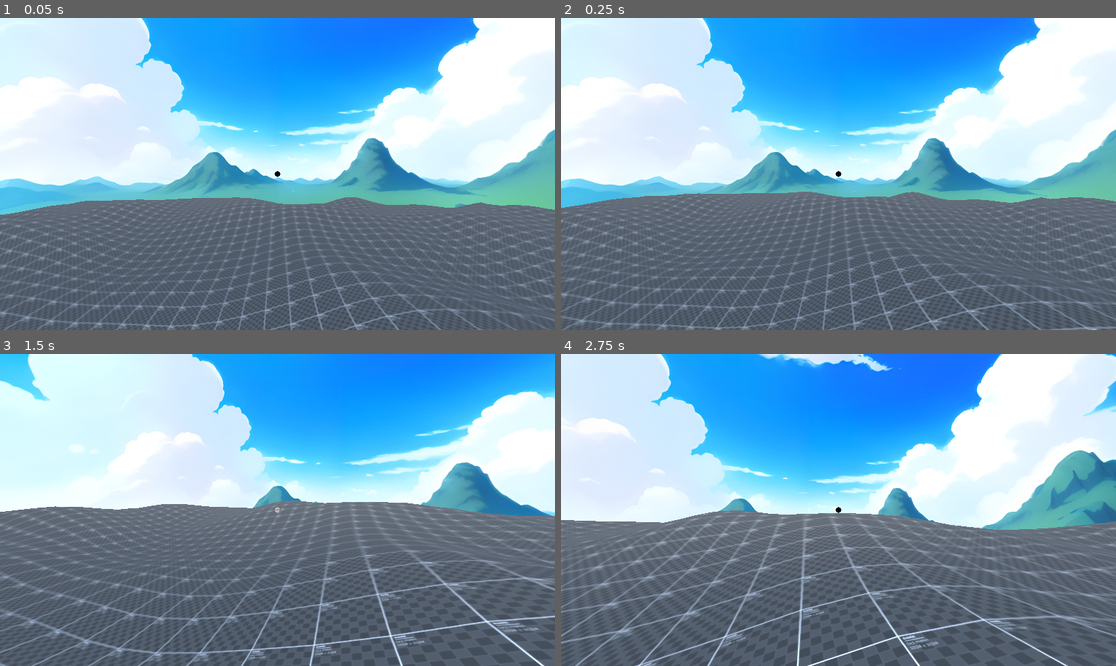
Above: before the commit, frames 1-4 (two rows, left to right).
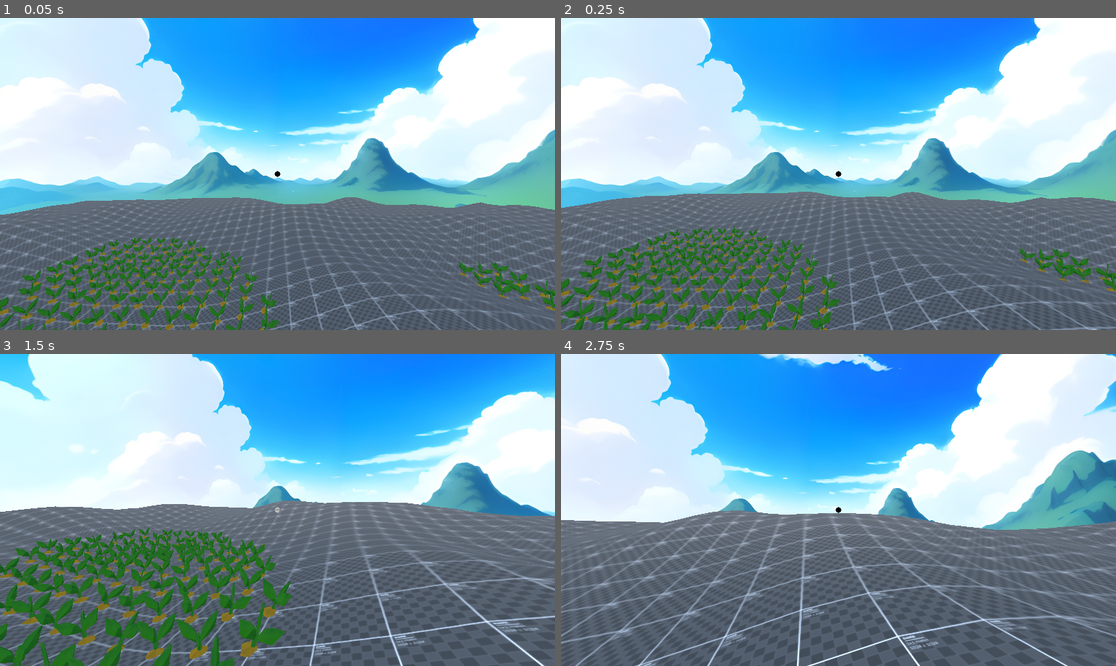
Above: after the commit, the same moments.

Repository: dairycultist/New-Hand-in-Mootown
Game: Godot game, scene res://world.tscn
The game is run twice, just before and just after one commit, with the same random seed, the same clock (stepped at 60 frames per second) and the same inputs.
Inputs (mouse positions are in pixels of both pictures, inside the frame that each line leads up to):
- Up to frame 1 (0.05 s): no input
- Up to frame 2 (0.25 s): no input
- Up to frame 3 (1.5 s): tap Enter (ui_accept) at 0.5, 0.77 s; move the mouse to (305, 510) at 0.52 s; hold E (interact) 0.53-1.28 s; hold W (walk_up) from 0.53 s (still down); move the mouse to (249, 510) at 1.27 s; tap E (interact) at 1.35 s
- Up to frame 4 (2.75 s): keep holding W (walk_up); tap Enter (ui_accept) at 1.52 s; move the mouse to (849, 503) at 2.02 s; hold E (interact) from 2.03 s (still down)

The runs differ from the first frame. In frame 1, 4.9% of the frame differs, in the area x 0-100%, y 69-100%; in frame 2, 5.9%; in frame 3, 10%, in the area x 0-53%, y 55-100%; in frame 4, nothing differs.

Commit message:
Working on crops 3

Diff:
--- a/carrot/crop.gd
+++ /dev/null
@@ -1,27 +0,0 @@
-extends RigidBody3D
-
-# wait until the object has a really high upward force on it
-# before unfreezing
-
-func _ready() -> void:
-
-	# move down into ground, then do a random slight rotation
-
-	set_locked(true)
-
-func get_locked():
-	return axis_lock_linear_x
-
-func set_locked(value: bool):
-	axis_lock_linear_x = value
-	axis_lock_linear_y = value
-	axis_lock_linear_z = value
-	axis_lock_angular_x = value
-	axis_lock_angular_y = value
-	axis_lock_angular_z = value
-
-func crop_process_force(force: Vector3) -> void:
-
-	if get_locked() and force.y > 120:
-		set_locked(false)
-		# play a pop sound
--- /dev/null
+++ b/crop/carrot.tscn
@@ -0,0 +1,28 @@
+[gd_scene load_steps=7 format=3 uid="uid://c3c8pnec01dt6"]
+
+[ext_resource type="Script" uid="uid://bc0j3l3ud1ale" path="res://crop/crop.gd" id="1_44d0k"]
+[ext_resource type="ArrayMesh" uid="uid://ql0sbsn0mrrv" path="res://crop/carrot.obj" id="2_pob7t"]
+[ext_resource type="Shader" uid="uid://yjfc01aniw5w" path="res://crop/crop.gdshader" id="3_08lrh"]
+[ext_resource type="Texture2D" uid="uid://cgti3bstqph40" path="res://crop/carrot.png" id="4_0dqjg"]
+
+[sub_resource type="ShaderMaterial" id="ShaderMaterial_wf4x8"]
+render_priority = 0
+shader = ExtResource("3_08lrh")
+shader_parameter/tex = ExtResource("4_0dqjg")
+shader_parameter/growth = 0.0
+
+[sub_resource type="CapsuleShape3D" id="CapsuleShape3D_pkg7o"]
+radius = 0.224899
+height = 1.17742
+
+[node name="Carrot" type="RigidBody3D"]
+script = ExtResource("1_44d0k")
+
+[node name="Mesh" type="MeshInstance3D" parent="."]
+transform = Transform3D(0.2, 0, 0, 0, 0.2, 0, 0, 0, 0.2, 0, 0, 0)
+mesh = ExtResource("2_pob7t")
+skeleton = NodePath("../..")
+surface_material_override/0 = SubResource("ShaderMaterial_wf4x8")
+
+[node name="Collider" type="CollisionShape3D" parent="."]
+shape = SubResource("CapsuleShape3D_pkg7o")
--- /dev/null
+++ b/crop/crop.gd
@@ -0,0 +1,35 @@
+extends RigidBody3D
+
+func _ready():
+
+	var random := RandomNumberGenerator.new()
+
+	global_rotation = Vector3(
+		random.randf_range(-0.3, 0.3),
+		random.randf_range(0.0, PI * 2.0),
+		random.randf_range(-0.3, 0.3)
+	)
+
+	set_locked(true)
+
+func get_locked():
+	return axis_lock_linear_x
+
+func set_locked(value: bool):
+
+	axis_lock_linear_x = value
+	axis_lock_linear_y = value
+	axis_lock_linear_z = value
+	axis_lock_angular_x = value
+	axis_lock_angular_y = value
+	axis_lock_angular_z = value
+
+func crop_process_force(force: Vector3):
+
+	# wait until the object has a really high upward force on it
+	# before unfreezing
+	if get_locked() and force.y > 120: # AND fully grown
+
+		set_locked(false)
+		position.y += 0.3
+		# play a pop sound
--- a/toon.gdshader
+++ b/crop/crop.gdshader
@@ -1,6 +1,7 @@
 shader_type spatial;
 
 uniform sampler2D tex;
+uniform float growth : hint_range(0.0, 1.0);
 
 vec3 pow3(vec3 vec, float fac) {
 	return vec3(pow(vec.x, fac), pow(vec.y, fac), pow(vec.z, fac));
--- a/terrain.gd
+++ b/terrain.gd
@@ -1,4 +1,6 @@
 extends StaticBody3D
+
+var CARROT := preload("res://crop/carrot.tscn")
 
 @export var SIZE := 128
 @export var MAX_HEIGHT := 4
@@ -7,6 +9,8 @@
 @export var MAT : Material
 
 func _ready():
+
+	var half_size = (SIZE - 1) / 2.0
 
 	await TEX.changed
 	var tex_image := TEX.get_image()
@@ -32,6 +36,12 @@
 			uvs.append(Vector2(x, z))
 
 			height_map.append(height)
+
+			# debug place carrots
+			if height < 0.8:
+				var carrot := CARROT.instantiate()
+				add_child(carrot)
+				carrot.position = Vector3(x - half_size, height, z - half_size)
 
 	# upper bound inclusivity is so annoying
 	for z in SIZE - 1:
@@ -59,8 +69,8 @@
 	mesh_instance.mesh = ArrayMesh.new()
 	mesh_instance.mesh.add_surface_from_arrays(Mesh.PRIMITIVE_TRIANGLES, surface_array)
 	mesh_instance.set_surface_override_material(0, MAT)
-	mesh_instance.position.x -= (SIZE - 1) / 2.0
-	mesh_instance.position.z -= (SIZE - 1) / 2.0
+	mesh_instance.position.x -= half_size
+	mesh_instance.position.z -= half_size
 
 	add_child(mesh_instance)
 
--- a/world.tscn
+++ b/world.tscn
@@ -1,14 +1,10 @@
-[gd_scene load_steps=19 format=3 uid="uid://ids5d4hu0cvp"]
+[gd_scene load_steps=13 format=3 uid="uid://ids5d4hu0cvp"]
 
 [ext_resource type="Script" uid="uid://cho1b2afucinu" path="res://player_controller.gd" id="1_fj7yv"]
 [ext_resource type="Script" uid="uid://c8isjemgcwtr4" path="res://terrain.gd" id="2_gbfbk"]
 [ext_resource type="Material" uid="uid://qlv7l76vqd6d" path="res://debug.tres" id="3_gbfbk"]
 [ext_resource type="Shader" uid="uid://jssol36neqch" path="res://crosshair.gdshader" id="4_aqk2v"]
 [ext_resource type="Texture2D" uid="uid://b66rif0rccsgv" path="res://clouds_anime_6k.jpg" id="5_036b0"]
-[ext_resource type="ArrayMesh" uid="uid://ql0sbsn0mrrv" path="res://carrot/carrot.obj" id="6_dwbse"]
-[ext_resource type="Script" uid="uid://bc0j3l3ud1ale" path="res://carrot/crop.gd" id="6_ioo17"]
-[ext_resource type="Shader" uid="uid://yjfc01aniw5w" path="res://toon.gdshader" id="7_pkg7o"]
-[ext_resource type="Texture2D" uid="uid://cgti3bstqph40" path="res://carrot/carrot.png" id="8_gbfbk"]
 
 [sub_resource type="CapsuleShape3D" id="CapsuleShape3D_gv5m4"]
 
@@ -33,15 +29,6 @@
 [sub_resource type="Environment" id="Environment_gbfbk"]
 background_mode = 2
 sky = SubResource("Sky_pkg7o")
-
-[sub_resource type="ShaderMaterial" id="ShaderMaterial_gbfbk"]
-render_priority = 0
-shader = ExtResource("7_pkg7o")
-shader_parameter/tex = ExtResource("8_gbfbk")
-
-[sub_resource type="CapsuleShape3D" id="CapsuleShape3D_pkg7o"]
-radius = 0.224899
-height = 1.17742
 
 [node name="World" type="Node3D"]
 
@@ -93,16 +80,3 @@
 
 [node name="WorldEnvironment" type="WorldEnvironment" parent="."]
 environment = SubResource("Environment_gbfbk")
-
-[node name="Carrot" type="RigidBody3D" parent="."]
-transform = Transform3D(1, 0, 0, 0, 1, 0, 0, 0, 1, 5.68781, 4.54422, 0)
-script = ExtResource("6_ioo17")
-
-[node name="Mesh" type="MeshInstance3D" parent="Carrot"]
-transform = Transform3D(0.2, 0, 0, 0, 0.2, 0, 0, 0, 0.2, 0, 0, 0)
-mesh = ExtResource("6_dwbse")
-skeleton = NodePath("../..")
-surface_material_override/0 = SubResource("ShaderMaterial_gbfbk")
-
-[node name="CollisionShape3D" type="CollisionShape3D" parent="Carrot"]
-shape = SubResource("CapsuleShape3D_pkg7o")
Not shown, removed: carrot/carrot.obj.import
Renamed: carrot/carrot.mtl -> crop/carrot.mtl
Renamed: carrot/carrot.obj -> crop/carrot.obj
Not shown, added: crop/carrot.obj.import
Renamed: carrot/carrot.png -> crop/carrot.png
Not shown, changed: crop/carrot.png.import
Renamed: carrot/crop.gd.uid -> crop/crop.gd.uid
Renamed: toon.gdshader.uid -> crop/crop.gdshader.uid
